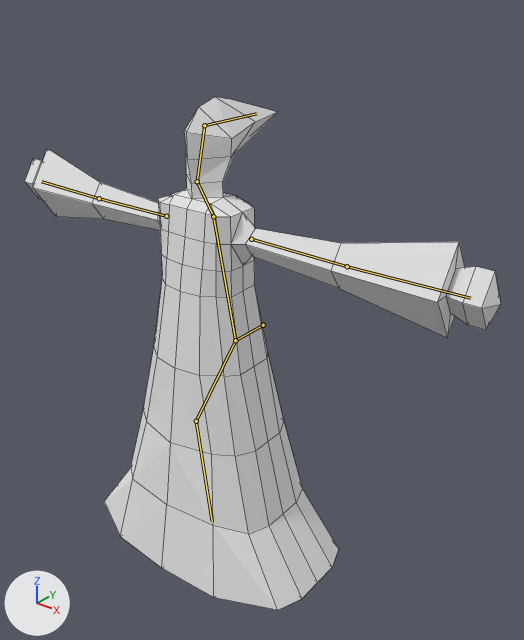
Renders of the Blender file Assets/Design/Models/Characters/Reaper.blend from each side of a commit.
Camera for both pictures: a 50 mm camera at (2.35, -2.62, 3.03) aimed at (0.19, 0.08, 1.35). Arrows for +X, +Y and +Z are at lower left; the lights stay in place. The bones that bend it are drawn over the model as lines. Mesh edges are drawn as thin lines.

Names of what the first picture shows: 'Reaper'.
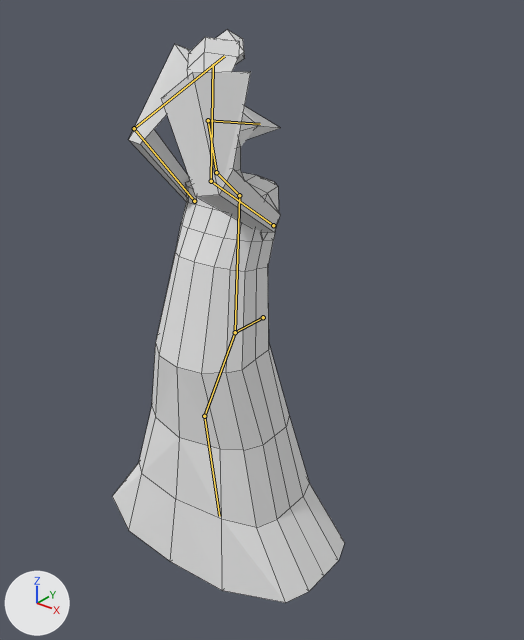
The newer file adds an action. The first version stands in its rest pose; the second is drawn at frame 30 of the action 'Reaper_Strike'.

Where the change shows, as pixel boxes (x1, y1, x2, y2) in the pictures (524 x 640 px):
'Reaper', posed (51% narrower, 12% taller)
    before: (25, 97, 501, 610)
    after: (112, 30, 345, 603)
bone 'Bone', root to tip
    before: (263, 325) to (235, 340)
    after: (263, 317) to (235, 332)
bone 'Bone.001', root to tip
    before: (235, 340) to (213, 216)
    after: (235, 332) to (239, 195)
bone 'Bone.002', root to tip
    before: (213, 216) to (197, 181)
    after: (239, 195) to (216, 172)
bone 'Bone.003', root to tip
    before: (197, 181) to (204, 125)
    after: (216, 172) to (208, 120)
bone 'Bone.004', root to tip
    before: (204, 125) to (256, 113)
    after: (208, 120) to (260, 124)
bone 'Bone.007', root to tip
    before: (251, 239) to (347, 266)
    after: (273, 225) to (211, 181)
bone 'Bone.009', root to tip
    before: (347, 266) to (470, 298)
    after: (211, 181) to (213, 64)
bone 'Bone.008', root to tip
    before: (166, 216) to (99, 198)
    after: (194, 201) to (134, 128)
bone 'Bone.010', root to tip
    before: (99, 198) to (41, 181)
    after: (134, 128) to (224, 56)
bone 'Bone.011', root to tip
    before: (235, 340) to (196, 421)
    after: (235, 332) to (204, 416)
bone 'Bone.012', root to tip
    before: (196, 421) to (212, 521)
    after: (204, 416) to (219, 516)

What the commit changed:
Bone 'Bone' (bone_bone) moves from (0.0, 0.0, 0.0) to (0.0, 0.0, -0.05).
Bone 'Bone.001' (bone_bone_001) turns from (0, 0, 0) to (-15, 0, 0) degrees about its own x, y and z.
Bone 'Bone.002' (bone_bone_002) turns from (0, 0, 0) to (35, 0, 0) degrees about its own x, y and z.
Bone 'Bone.003' (bone_bone_003) turns from (0, 0, 0) to (5, 0, 0) degrees about its own x, y and z.
Bone 'Bone.004' (bone_bone_004) turns from (0, 0, 0) to (-36, 2, -3) degrees about its own x, y and z.
Bone 'Bone.007' (bone_bone_007) moves from (0.0, 0.0, 0.0) to (0.058, 0.001, 0.006).
Bone 'Bone.007' (bone_bone_007) turns from (0, 0, 0) to (105, -15, -43) degrees about its own x, y and z.
Bone 'Bone.009' (bone_bone_009) moves from (0.0, 0.0, 0.0) to (0.002, -0.011, -0.002).
Bone 'Bone.009' (bone_bone_009) turns from (0, 0, 0) to (85, -24, 9) degrees about its own x, y and z.
Bone 'Bone.008' (bone_bone_008) moves from (0.0, 0.0, 0.0) to (-0.038, 0.0, -0.032).
Bone 'Bone.008' (bone_bone_008) turns from (0, 0, 0) to (114, 31, 54) degrees about its own x, y and z.
Bone 'Bone.010' (bone_bone_010) moves from (0.0, 0.0, 0.0) to (0.0, 0.011, 0.003).
Bone 'Bone.010' (bone_bone_010) turns from (0, 0, 0) to (92, 13, 0) degrees about its own x, y and z.
Bone 'Bone.011' (bone_bone_011) turns from (0, 0, 0) to (-10, 0, 0) degrees about its own x, y and z.
Bone 'Bone.012' (bone_bone_012) turns from (0, 0, 0) to (10, 0, 0) degrees about its own x, y and z.
